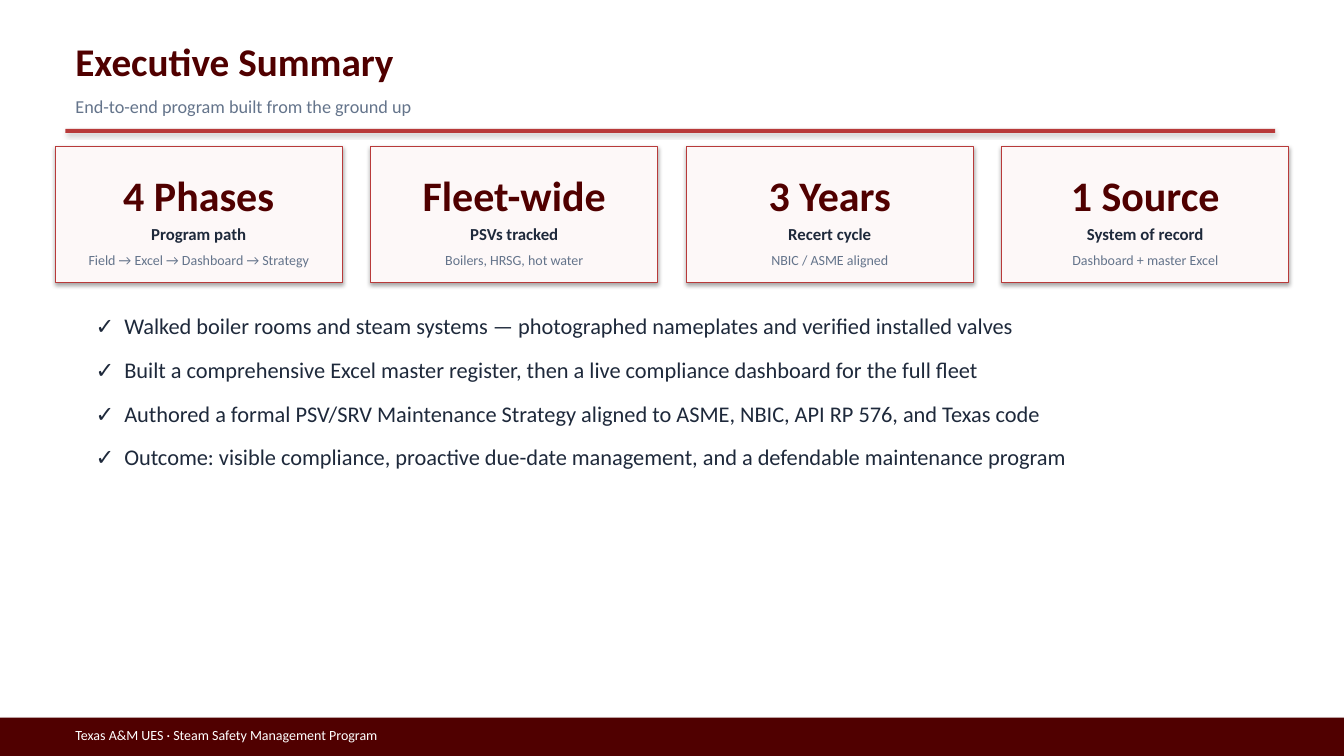
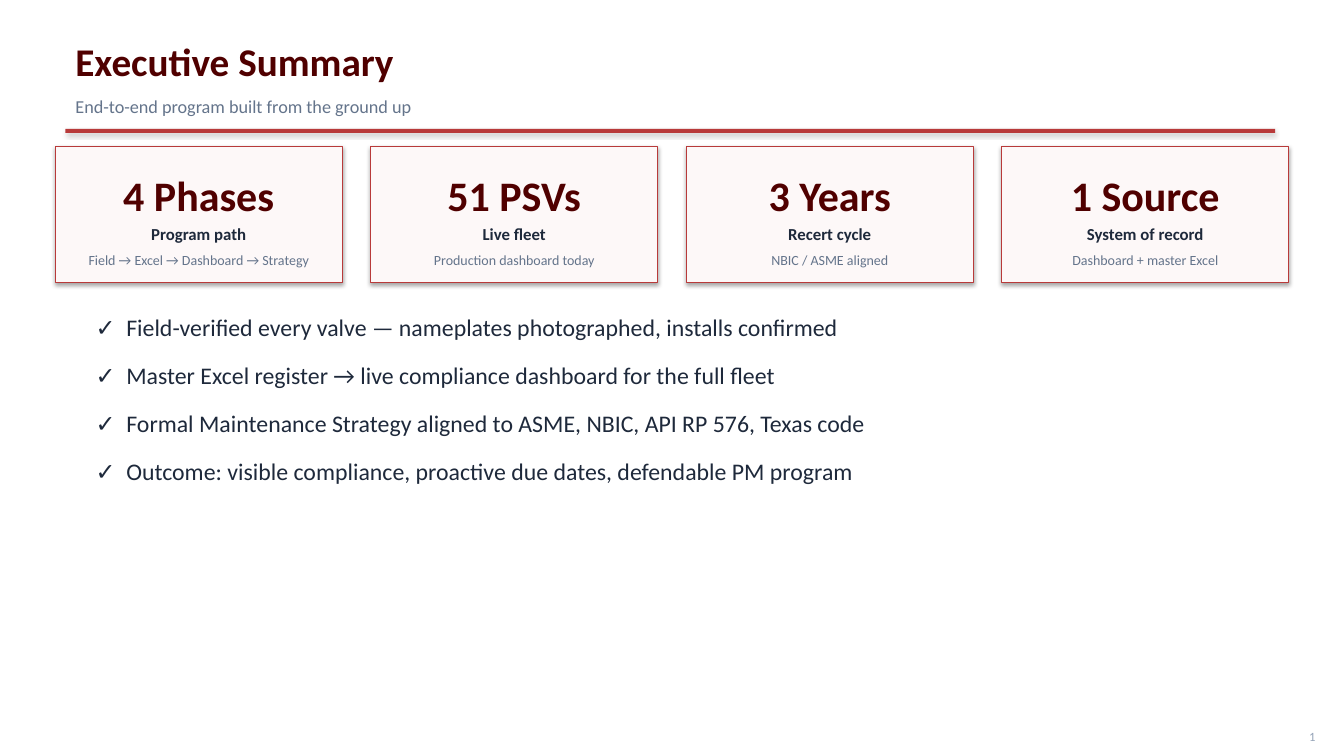
Before and after one commit to stavan12-a11y/PSV-Compliance-Tracking-Dashboard, a slide deck: slide 2 of docs/presentation/UES-Steam-Safety-Program.pptx. Drawn at 1344x756 pixels with LibreOffice and Linux fonts; fonts in the diff are those of the drawing. Boxes give left, top, right and bottom in pixels: in the first picture for what was removed or moved away, otherwise in the second. Text is boxed around its words. In the diff, an @@ line names an element or a change of style, - is before the commit and + after.

```diff
--- a/docs/presentation/UES-Steam-Safety-Program.pptx
+++ b/docs/presentation/UES-Steam-Safety-Program.pptx
@@ text at (447,183,581,212): text changed @@
-Fleet-wide
+51 PSVs
@@ text at (483,228,546,240): text changed @@
-PSVs tracked
+Live fleet
@@ text at (434,255,595,267): text changed @@
-Boilers, HRSG, hot water
+Production dashboard today
@@ text at (126,319,864,484): text changed; size 16 to 17 pt @@
-✓ Walked boiler rooms and steam systems — photographed nameplates and verified installed valves
-✓ Built a comprehensive Excel master register, then a live compliance dashboard for the full fleet
-✓ Authored a formal PSV/SRV Maintenance Strategy aligned to ASME, NBIC, API RP 576, and Texas code
-✓ Outcome: visible compliance, proactive due-date management, and a defendable maintenance program
+✓ Field-verified every valve — nameplates photographed, installs confirmed
+✓ Master Excel register → live compliance dashboard for the full fleet
+✓ Formal Maintenance Strategy aligned to ASME, NBIC, API RP 576, Texas code
+✓ Outcome: visible compliance, proactive due dates, defendable PM program
@@ rectangle removed at (0,718,1344,756) @@
@@ text removed at (75,730,377,743) @@
-Texas A&M UES · Steam Safety Management Program
@@ text added at (1309,733,1315,741), 9 pt, text #94A3B8 @@
+1
```
Also in this commit, not shown: 17 other slides changed, 9 slides added, 8 slides removed, 1 other file.
